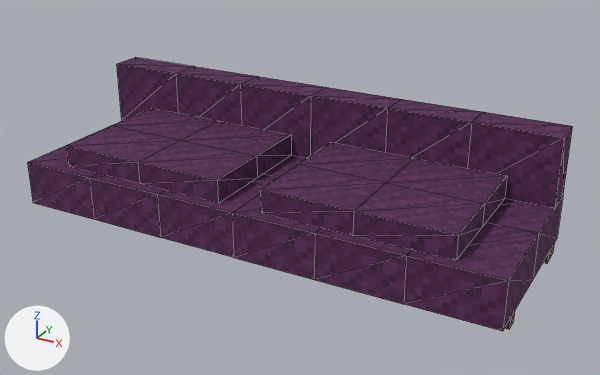
A saved change to the glTF model art/props-3d/props/blocky/loungeCouchWide_7.glb.
One viewpoint serves both versions: a 50 mm camera at (2.07, -3.58, 2.07) aimed at (0.11, 0.0, 0.28). The axes (+X, +Y, +Z) are drawn at lower left. The lights are the same throughout. The picture after the commit comes second. Mesh edges are drawn as thin lines. Vertices at exactly the same position are counted once.

The first picture shows 'loungeCouchWide_7'.
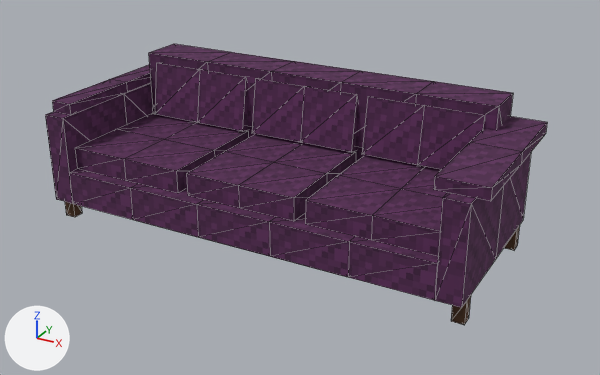
Boxes (x1, y1, x2, y2) around the edits, measured in the pictures (600 x 375 px; the box of a moved part takes in the faces that stretch with it):
'loungeCouchWide_7', reshaped (8% narrower): before (27, 57, 573, 331); after (45, 44, 547, 325)
part 1 of me_loungecouchwide_7, moved or reshaped: before (66, 108, 291, 203); after (186, 134, 356, 221)
part 2 of me_loungecouchwide_7, rebuilt (11% narrower): before (27, 57, 573, 331); after (45, 44, 531, 308)
part 3 of me_loungecouchwide_7, added (purple): after (155, 62, 248, 131)
part 4 of me_loungecouchwide_7, added (purple): after (252, 78, 358, 152)
part 5 of me_loungecouchwide_7, added (purple): after (362, 96, 485, 170)
part 6 of me_loungecouchwide_7, deleted (purple): before (260, 142, 507, 260)
part 7 of me_loungecouchwide_7, moved or reshaped (mostly hidden before): before (505, 245, 554, 329); after (65, 116, 547, 325)

The change, as a diff of the scene's bpy script:
```diff
--- a/art/props-3d/props/blocky/loungeCouchWide_7.glb.py
+++ b/art/props-3d/props/blocky/loungeCouchWide_7.glb.py
@@ me_loungecouchwide_7 @@
 # used by ob_loungecouchwide_7; location = (0.0, 0.0, 0.0)
-me_loungecouchwide_7.from_pydata(...)  # 147 vertices, 244 faces; spans x -1.38..1.38, y -0.5..0.5, z 0.0..0.69
+me_loungecouchwide_7.from_pydata(...)  # 246 vertices, 420 faces; spans x -1.19..1.25, y -0.5..0.5, z 0.0..0.81
+# me_loungecouchwide_7 part 1: the loose piece of 18 vertices spanning x -1.12..-0.12, y -0.44..0.31, z 0.31..0.44 is scaled about its middle by (0.625, 0.917, 1), then moved by (0.62, -0.03, 0.0)
+# me_loungecouchwide_7 part 2: the loose piece of 79 vertices spanning x -1.38..1.38, y -0.5..0.5, z 0.06..0.69 is rebuilt with 142 vertices and now spans x -1.19..1.19, y -0.5..0.5, z 0.12..0.81
+# me_loungecouchwide_7 part 3: a new loose piece of 14 vertices spanning x -1.0..-0.38, y 0.19..0.43, z 0.42..0.76, in mat_blockyprops (picture img_blockyatlas)
+# me_loungecouchwide_7 part 4: a new loose piece of 14 vertices spanning x -0.31..0.31, y 0.19..0.43, z 0.42..0.76, in mat_blockyprops (picture img_blockyatlas)
+# me_loungecouchwide_7 part 5: a new loose piece of 14 vertices spanning x 0.38..1.0, y 0.19..0.43, z 0.42..0.76, in mat_blockyprops (picture img_blockyatlas)
+# me_loungecouchwide_7 part 6: the loose piece of 18 vertices spanning x 0.12..1.12, y -0.44..0.31, z 0.31..0.44 is deleted
+# me_loungecouchwide_7 part 7
+# 28 vertices are removed from x -1.38..1.38, y -0.38..0.44, z 0.0..0.06
+# 48 faces are deleted
+# 10 vertices are added at x -1.12..1.12, y -0.44..0.5, z 0.12..0.69
+# 8 new vertices lie (0.0, -0.06, 0.0) away from vertices in x -1.12..1.12, y -0.38..0.44, z 0.0..0.12
+# 8 new vertices lie (-0.07, 0.0, 0.0) away from vertices in x -1.12, y -0.44..0.44, z 0.0..0.12
+# 8 new vertices lie (0.07, 0.0, 0.0) away from vertices in x 1.12, y -0.44..0.44, z 0.0..0.12
+# 6 new vertices lie (0.25, 0.0, 0.0) away from vertices in x 1.0, y -0.44..0.5, z 0.62..0.69
+# 68 new faces join them
 me_loungecouchwide_7.materials.append(mat_blockyprops)
```
